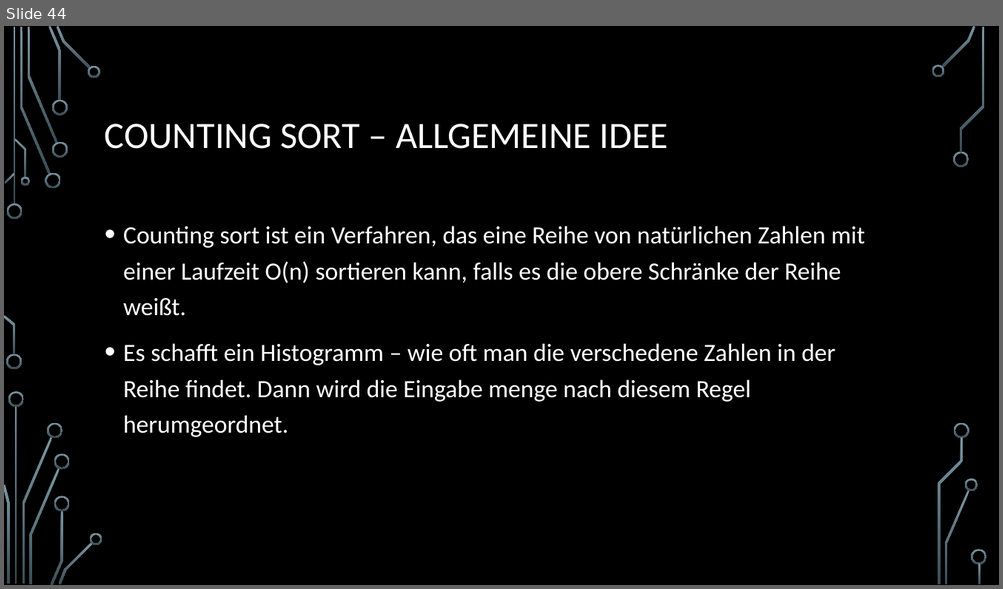
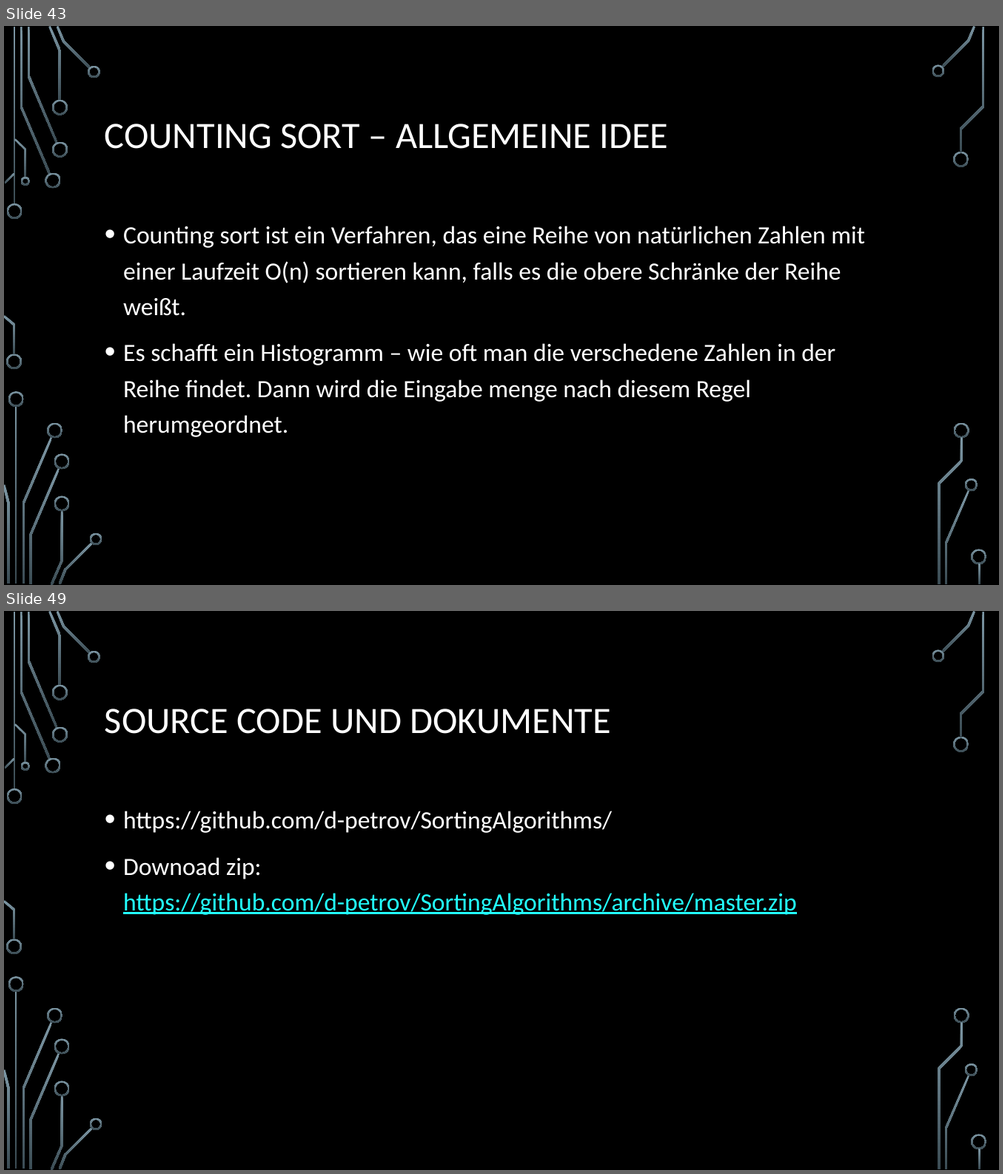
Before and after one commit to d-petrov/SortingAlgorithms, a slide deck: docs/sorting algorithms - presentation/Sortierverfahren.pptx. Shown one above the other, each under a label of ours: slide 44 before the commit, slides 43 and 49 after it; the slides between them are not shown. The pictures are 1003x589 and 1003x1174 pixels, drawn with LibreOffice and Linux fonts; fonts in the diff are those of the drawing; background and template pictures are left out. Boxes give left, top, right and bottom in pixels: in the first picture for what was removed or moved away, otherwise in the second. Text is boxed around its words. In the diff, an @@ line names an element or a change of style, - is before the commit and + after.

```diff
--- a/docs/sorting algorithms - presentation/Sortierverfahren.pptx
+++ b/docs/sorting algorithms - presentation/Sortierverfahren.pptx
@@ slide 49 added at [4,611,999,1170], background picture (left out); not listed: 36 template elements that a slide beside it also shows @@
@@ title added at [105,709,610,734], 36 pt, text #FFFFFF @@
+SOURCE CODE UND DOKUMENTE
@@ text added at [123,811,797,915], 24 pt, text #22FFFF, underline @@
+• https://github.com/d-petrov/SortingAlgorithms/
+• Downoad zip: https://github.com/d-petrov/SortingAlgorithms/archive/master.zip
@@ what was slide 44 is now slide 43 @@
```
Also in this commit, not shown: 2 slides changed, 4 other slides added, 1 slide removed.
